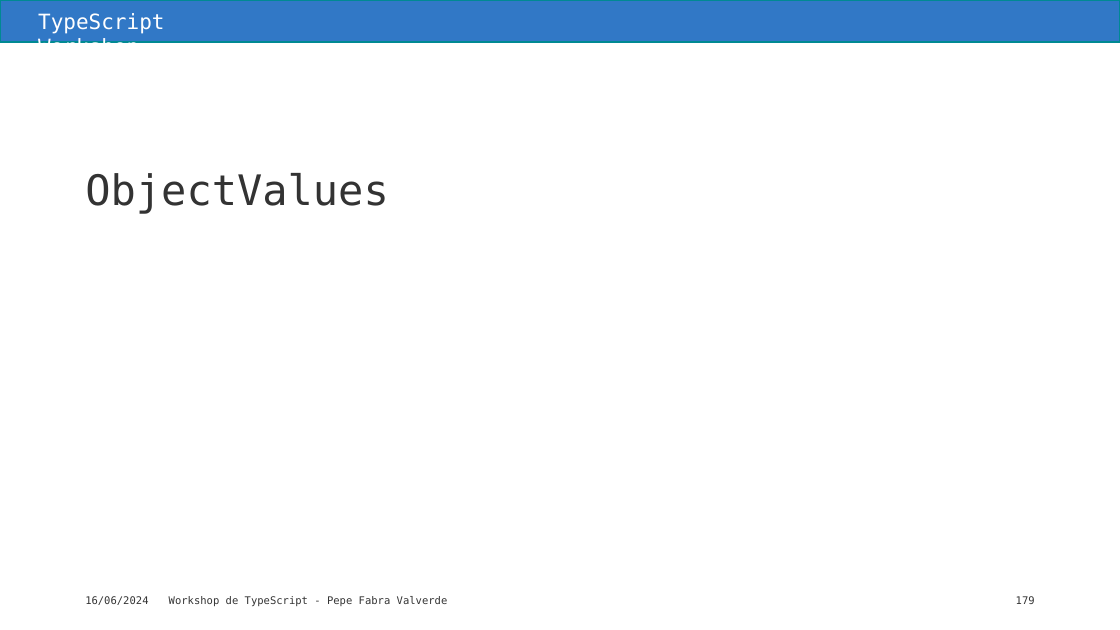
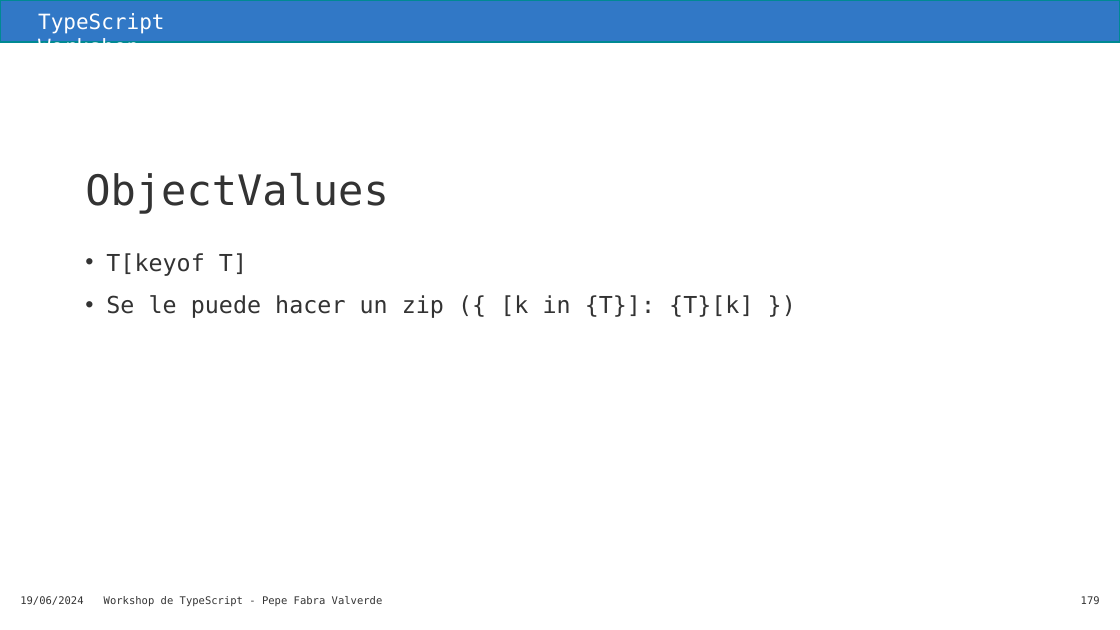
Before and after one commit to jofaval/talks-about, a slide deck: slide 179 of workshops/typescript/typescript-workshop.es.pptx. Drawn at 1120x630 pixels with LibreOffice and Linux fonts; fonts in the diff are those of the drawing; background and template pictures are left out. Boxes give left, top, right and bottom in pixels: in the first picture for what was removed or moved away, otherwise in the second. Text is boxed around its words. In the diff, an @@ line names an element or a change of style, - is before the commit and + after.

```diff
--- a/workshops/typescript/typescript-workshop.es.pptx
+++ b/workshops/typescript/typescript-workshop.es.pptx
@@ text added at <box>106,253,753,318</box>, 20 pt, text #333333 @@
+• T[keyof T]
+• Se le puede hacer un zip ({ [k in {T}]: {T}[k] })
@@ text at <box>20,596,83,605</box>: text changed @@
-16/06/2024
+19/06/2024
@@ text "Workshop de TypeScript - Pepe ...": place and size @@
-text "Workshop de TypeScript - Pepe ..." at <box>169,596,448,606</box>
+text "Workshop de TypeScript - Pepe ..." at <box>104,596,383,606</box>
@@ page number: place and size @@
-page number at <box>1016,596,1035,604</box>
+page number at <box>1081,596,1100,604</box>
```
Also in this commit, not shown: 188 other slides changed, 4 slides added, 2 other files.
